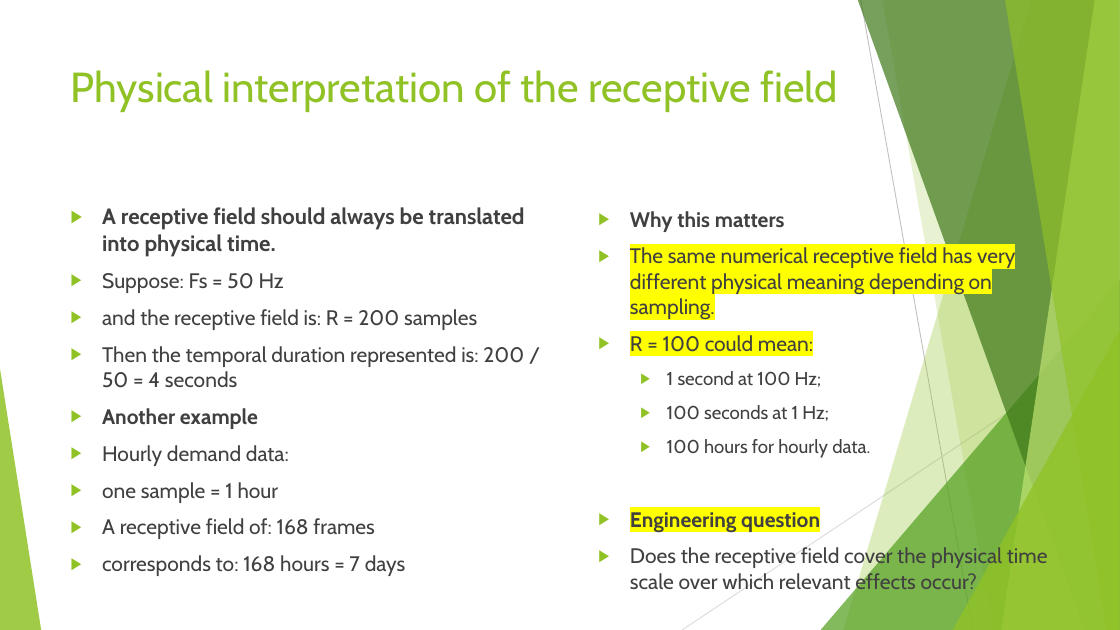
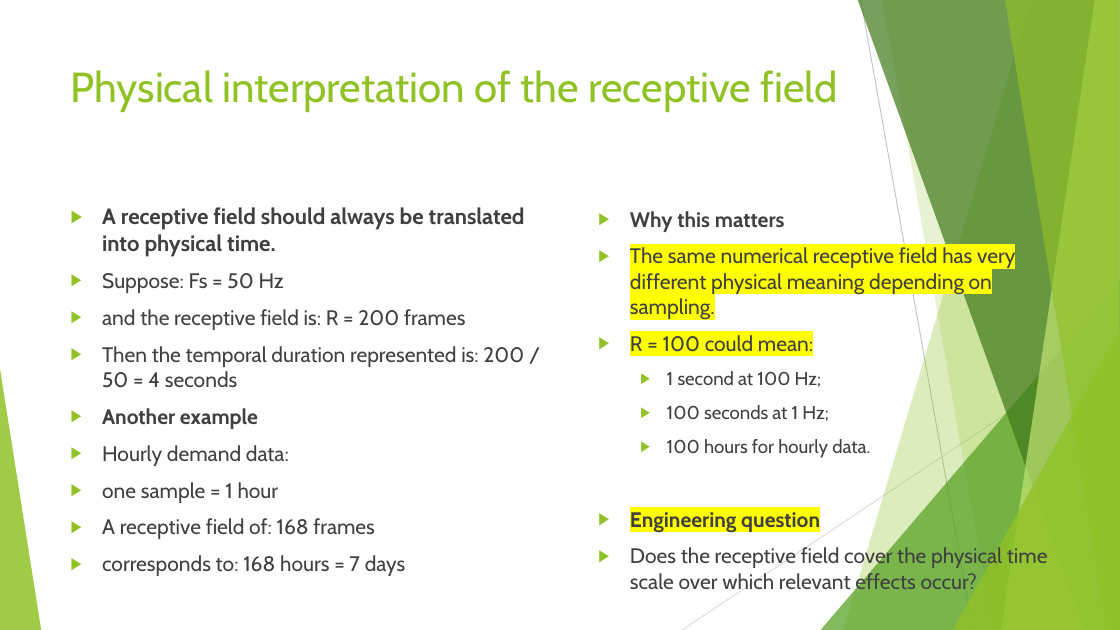
Before and after one commit to FranzGH/timeseries, a slide deck: slide 112 of Slides/05 CNNs.pptx. Drawn at 1120x630 pixels with LibreOffice and Linux fonts; fonts in the diff are those of the drawing. Boxes give left, top, right and bottom in pixels: in the first picture for what was removed or moved away, otherwise in the second. Text is boxed around its words. In the diff, an @@ line names an element or a change of style, - is before the commit and + after.

```diff
--- a/Slides/05 CNNs.pptx
+++ b/Slides/05 CNNs.pptx
@@ text at box(102, 309, 465, 330): text changed @@
-▶ and the receptive field is: R = 200 samples
+▶ and the receptive field is: R = 200 frames
```
Also in this commit, not shown: 11 other slides changed.
